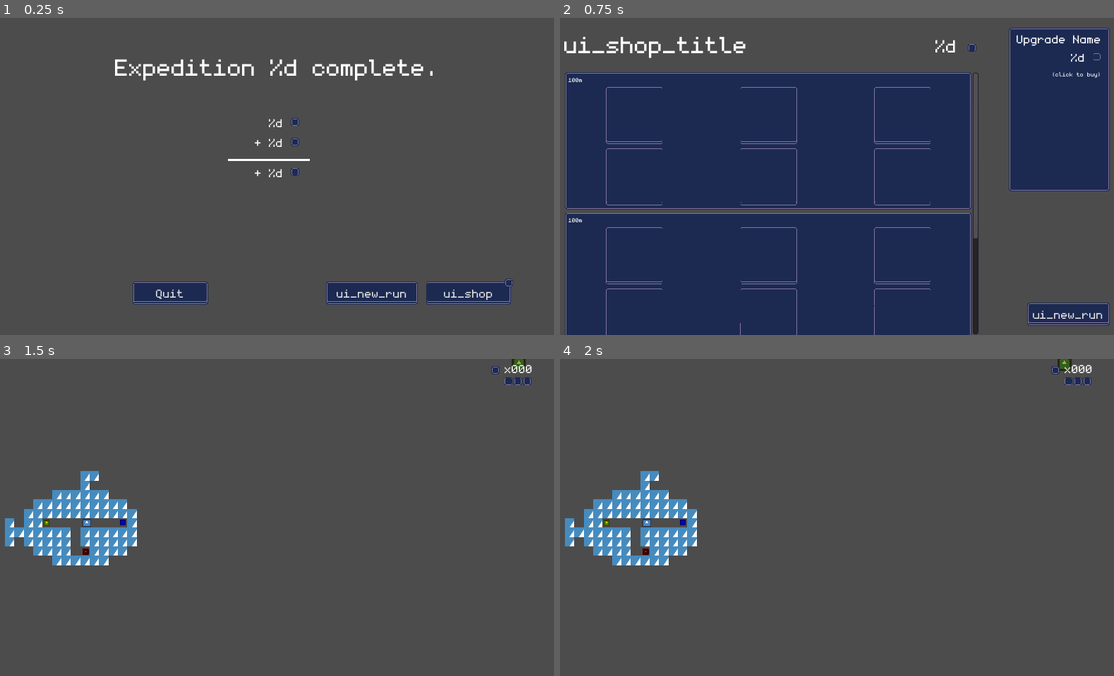
Above: before the commit, frames 1-4 (two rows, left to right).
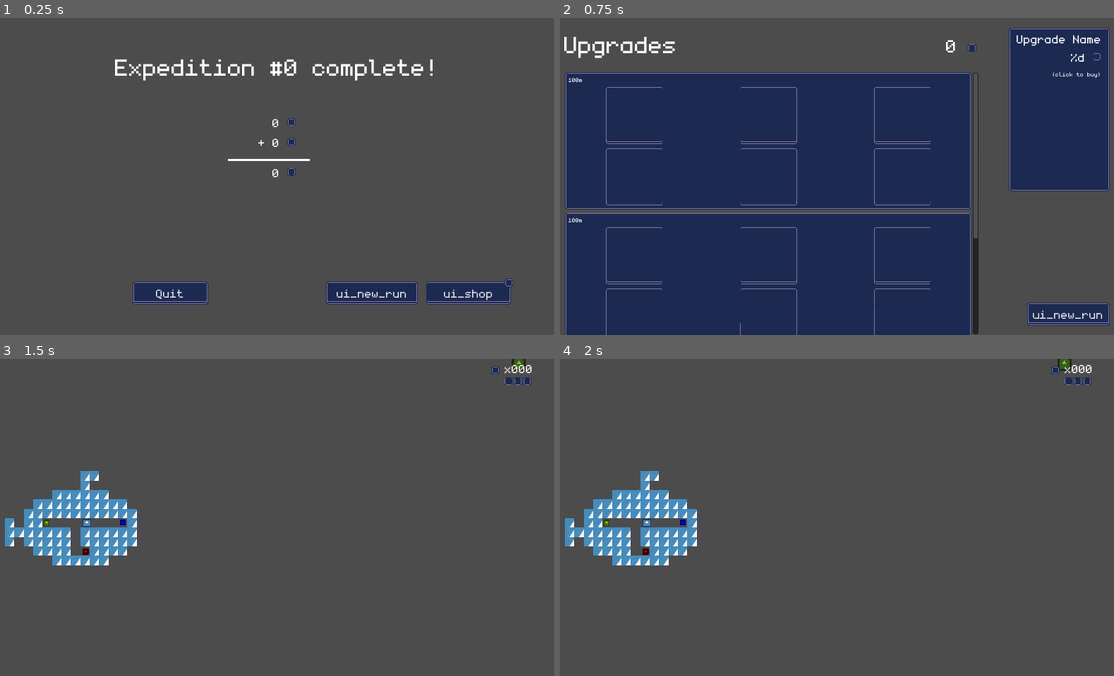
Above: after the commit, the same moments.

Repository: dmitriy-shmilo/gwj41
Game: Godot game, scene res://score_screen/score_screen.tscn
Two runs of this game, one before a commit and one after it. Both use one fixed random seed, a clock stepped at 60 frames per second and the inputs below. This scene is started directly instead of the project's main scene. The engine's default icon, where the game draws it, is replaced by a stand-in: a white triangle on a blue panel in a dark square.
Inputs:
- Up to frame 1 (0.25 s): no input
- Up to frame 2 (0.75 s): click "ui_shop" at 0.5 s
- Up to frame 3 (1.5 s): click "ui_new_run" at 1.25 s
- Up to frame 4 (2 s): no input

The runs differ from the first frame. In frame 1, 0.4% of the frame differs, in the area x 45-79%, y 12-51%; in frame 2, 0.6%, in the area x 0-72%, y 5-13%; in frame 3, nothing differs; in frame 4, nothing differs.

Commit message:
Save user stats. Show stats on the score and shop screens.

Diff:
--- a/src/util/user_save_data.gd
+++ b/src/data/user_save_data.gd
@@ -2,7 +2,18 @@
 
 const SAVE_FILE = "user://save.json"
 
+var current_expedition = 0
+var current_treasure = 0
+var last_recovered_treasure = 0
+var best_distance = 0
+var unlocked_upgrades = []
+var is_running = true
 var _save_time = 0
+
+
+func _ready() -> void:
+	load_data()
+
 
 func save_data() -> void:
 	_save_time = OS.get_unix_time()
@@ -36,12 +47,22 @@
 
 func _get_data() -> Dictionary:
 	return {
-		"_save_time" : _save_time
+		"_save_time" : _save_time,
+		"current_expedition" : current_expedition,
+		"current_treasure" : current_treasure,
+		"last_recovered_treasure" : last_recovered_treasure,
+		"unlocked_upgrades" : unlocked_upgrades,
+		"is_running" : is_running
 	}
 
 
 func _set_from_data(data: Dictionary) -> void:
 	_save_time = _get_or_default(data, "_save_time", 0)
+	current_expedition = _get_or_default(data, "current_expedition", 0)
+	current_treasure = _get_or_default(data, "current_treasure", 0)
+	last_recovered_treasure = _get_or_default(data, "last_recovered_treasure", 0)
+	unlocked_upgrades = _get_or_default(data, "unlocked_upgrades", [])
+	is_running = _get_or_default(data, "is_running", true)
 
 
 func _get_or_default(data: Dictionary, key: String, default) -> Object:
--- a/src/game_screen/game_screen.gd
+++ b/src/game_screen/game_screen.gd
@@ -13,6 +13,8 @@
 
 
 func _ready() -> void:
+	UserSaveData.is_running = true
+	UserSaveData.save_data()
 	_spawn(TREASURE_SCENE)
 	_gui.update_lives(_lives, _max_lives)
 
@@ -32,16 +34,25 @@
 
 func _set_score(value: int) -> void:
 	_score = value
+	UserSaveData.last_recovered_treasure = value
 	_gui.update_score(_score)
 
 
 func _set_lives(value: int) -> void:
 	# TODO: update stats and fade
 	if value < 1:
-		get_tree().change_scene("res://score_screen/score_screen.tscn")
+		_end_run()
 
 	_lives = value
 	_gui.update_lives(value, _max_lives)
+
+
+func _end_run() -> void:
+	UserSaveData.current_expedition += 1
+	UserSaveData.is_running = false
+	UserSaveData.save_data()
+	get_tree().change_scene("res://score_screen/score_screen.tscn")
+
 
 func _on_item_collected(item) -> void:
 	if item is Treasure:
--- a/src/game_screen/game_screen.tscn
+++ b/src/game_screen/game_screen.tscn
@@ -14,26 +14,6 @@
 
 [node name="Gui" type="Node" parent="."]
 script = ExtResource( 5 )
-
-[node name="TreasureIcon" type="Sprite" parent="Gui"]
-position = Vector2( 851, 19 )
-texture = ExtResource( 4 )
-region_enabled = true
-region_rect = Rect2( 0, 0, 16, 16 )
-
-[node name="TreasureLabel" type="Label" parent="Gui"]
-anchor_left = 1.0
-anchor_right = 1.0
-margin_left = -95.0
-margin_top = 2.0
-margin_right = -45.0
-margin_bottom = 28.0
-theme = ExtResource( 2 )
-text = "x000"
-align = 2
-__meta__ = {
-"_edit_use_anchors_": false
-}
 
 [node name="PauseContainer" type="ColorRect" parent="Gui"]
 visible = false
@@ -85,6 +65,26 @@
 margin_bottom = 40.0
 text = "ui_continue"
 
+[node name="TreasureIcon" type="Sprite" parent="Gui"]
+position = Vector2( 851, 19 )
+texture = ExtResource( 4 )
+region_enabled = true
+region_rect = Rect2( 0, 0, 16, 16 )
+
+[node name="TreasureLabel" type="Label" parent="Gui"]
+anchor_left = 1.0
+anchor_right = 1.0
+margin_left = -95.0
+margin_top = 2.0
+margin_right = -45.0
+margin_bottom = 28.0
+theme = ExtResource( 2 )
+text = "x000"
+align = 2
+__meta__ = {
+"_edit_use_anchors_": false
+}
+
 [node name="LivesContainer" type="HBoxContainer" parent="Gui"]
 anchor_left = 1.0
 anchor_right = 1.0
--- a/src/project.godot
+++ b/src/project.godot
@@ -101,7 +101,7 @@
 
 ErrorHandler="*res://util/error_handler.gd"
 Settings="*res://util/settings.gd"
-UserSaveData="*res://util/user_save_data.gd"
+UserSaveData="*res://data/user_save_data.gd"
 
 [display]
 
--- a/src/score_screen/score_screen.gd
+++ b/src/score_screen/score_screen.gd
@@ -1,5 +1,20 @@
 extends Control
 class_name ScoreScreen
+
+
+onready var _score_label = $"ScoreLabel"
+onready var _current_treasure = $"CurrentTreasure"
+onready var _gained_treasure = $"GainedTreasure"
+onready var _total_treasure = $"TotalTreasure"
+
+
+func _ready() -> void:
+	_score_label.bbcode_text = tr("txt_score_title") % UserSaveData.current_expedition
+	_current_treasure.bbcode_text = tr("txt_treasure_count") % UserSaveData.current_treasure
+	_gained_treasure.bbcode_text = tr("txt_treasure_count_plus") % UserSaveData.last_recovered_treasure
+	_total_treasure.bbcode_text = tr("txt_treasure_count") % (UserSaveData.current_treasure + UserSaveData.last_recovered_treasure)
+	UserSaveData.current_treasure += UserSaveData.last_recovered_treasure
+	UserSaveData.save_data()
 
 
 func _on_QuitButton_pressed() -> void:
--- a/src/score_screen/score_screen.tscn
+++ b/src/score_screen/score_screen.tscn
@@ -75,6 +75,9 @@
 margin_right = -117.0
 margin_bottom = -52.0
 text = "ui_quit"
+__meta__ = {
+"_edit_use_anchors_": false
+}
 
 [node name="NewRunButton" type="Button" parent="."]
 anchor_left = 0.5
@@ -86,6 +89,9 @@
 margin_right = 240.0
 margin_bottom = -52.0
 text = "ui_new_run"
+__meta__ = {
+"_edit_use_anchors_": false
+}
 
 [node name="ShopButton" type="Button" parent="."]
 anchor_left = 0.5
--- a/src/shop_screen/shop_screen.gd
+++ b/src/shop_screen/shop_screen.gd
@@ -1,6 +1,14 @@
 extends Control
 
 
+onready var _current_treasure_label = $"CurrentTreasureLabel"
+
+
+func _ready() -> void:
+	_current_treasure_label.bbcode_text = tr("txt_treasure_count_right") % UserSaveData.current_treasure
+
 
 func _on_NewRunButton_pressed() -> void:
+	UserSaveData.is_running = false
+	UserSaveData.save_data()
 	get_tree().change_scene("res://game_screen/game_screen.tscn")
--- a/src/title_screen/title_screen.gd
+++ b/src/title_screen/title_screen.gd
@@ -35,8 +35,10 @@
 func _on_NewGameButton_pressed():
 	_fader.fade_out()
 	yield(_fader, "fade_out_completed")
-	var err = get_tree().change_scene("res://game_screen/game_screen.tscn")
-	ErrorHandler.handle(err)
+	if UserSaveData.is_running:
+		get_tree().change_scene("res://game_screen/game_screen.tscn")
+	else:
+		get_tree().change_scene("res://shop_screen/shop_screen.tscn")
 
 
 func _transition_to(scene: Control) -> void:
--- a/src/tr_keys.csv
+++ b/src/tr_keys.csv
@@ -18,6 +18,7 @@
 ui_credits,Credits,Благодарности
 ui_back_to_title,Back,Назад
 ui_quit,Quit,Выход
+ui_shop_title,"Upgrades","Улучшения"
 key_up,Up,Вверх
 key_down,Down,Вниз
 key_left,Left,Влево
@@ -25,3 +26,7 @@
 key_system_pause,Pause,Пауза
 txt_credits,"Thank you for playing","Спасибо за то что играли"
 txt_tutorial,"How to play","Как играть"
+txt_score_title,"[center]Expedition #%d complete![/center]","[center]Экспедиция №%d завершена![/center]"
+txt_treasure_count,"[center]  %d [img]res://assets/art/treasure_icon.tres[/img][/center]",
+txt_treasure_count_plus,"[center]+ %d [img]res://assets/art/treasure_icon.tres[/img][/center]",
+txt_treasure_count_right,"[right]  %d [img]res://assets/art/treasure_icon.tres[/img][/right]",
